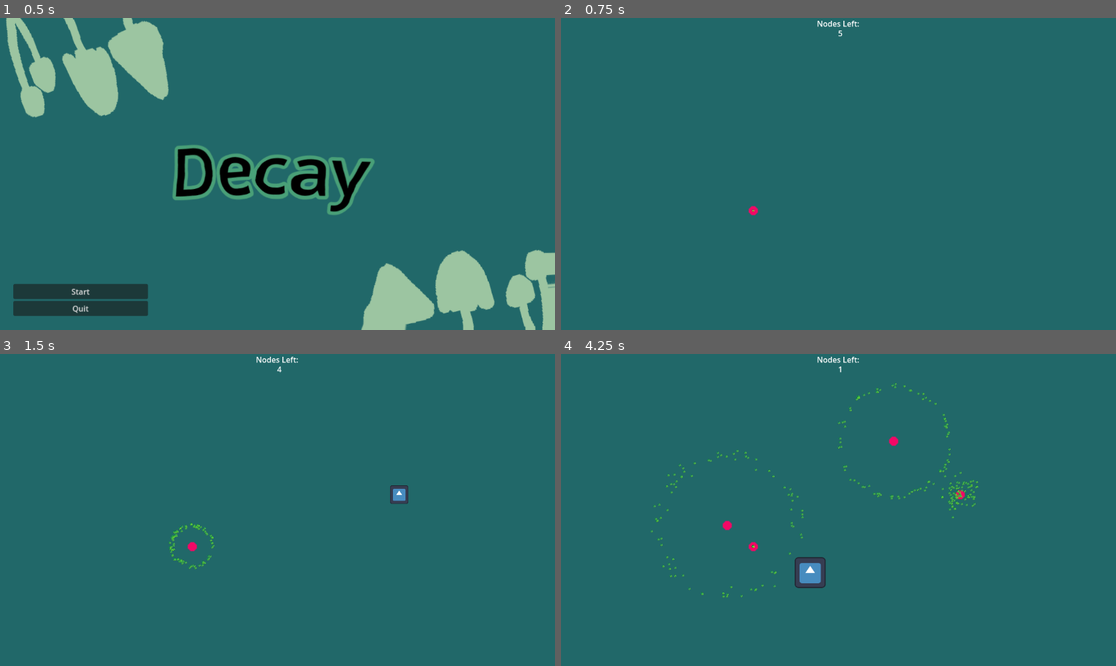
Above: before the commit, frames 1-4 (two rows, left to right).
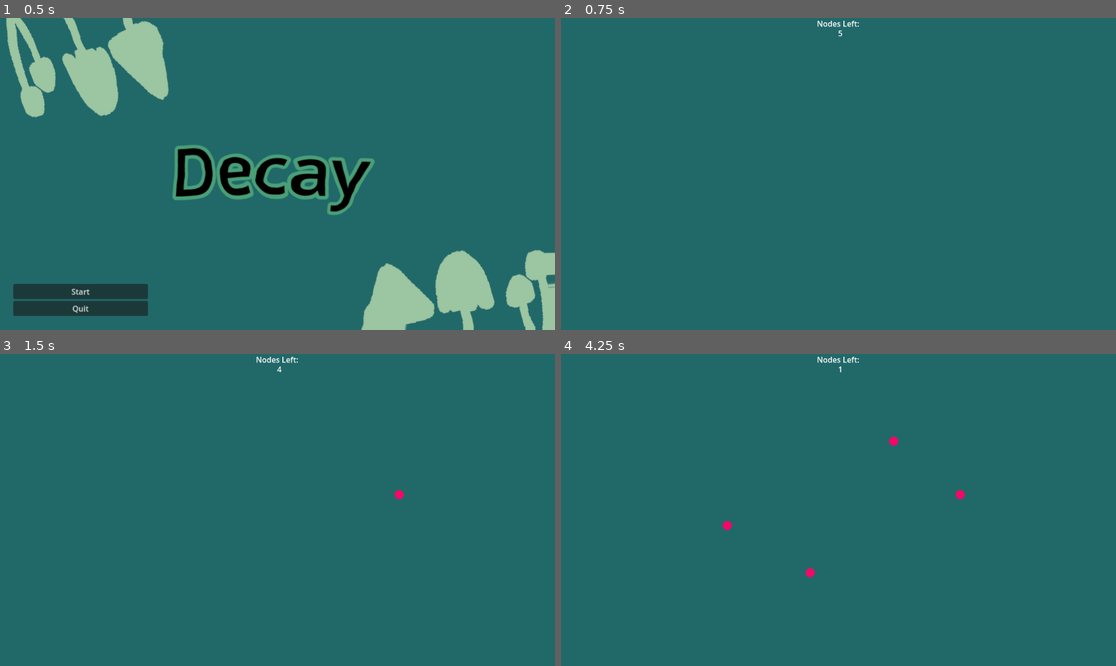
Above: after the commit, the same moments.

Repository: Alpha-Hotel/GameJamJan24
Game: Godot game, scene res://Scenes/menu.tscn
The game is run twice, just before and just after one commit, with the same random seed, the same clock (stepped at 60 frames per second) and the same inputs. The engine's default icon, where the game draws it, is replaced by a stand-in: a white triangle on a blue panel in a dark square.
Inputs (mouse positions are in pixels of both pictures, inside the frame that each line leads up to):
- Up to frame 1 (0.5 s): no input
- Up to frame 2 (0.75 s): click "Start" at 0.5 s
- Up to frame 3 (1.5 s): move the mouse to (399, 494) at 1.27 s; click (399, 494) at 1.35 s
- Up to frame 4 (4.25 s): move the mouse to (727, 525) at 2.02 s; click (727, 525) at 2.1 s; move the mouse to (894, 441) at 2.77 s; click (894, 441) at 2.85 s; move the mouse to (810, 572) at 3.52 s; click (810, 572) at 3.6 s

Frame 1 is identical in both runs. In frame 2, less than 0.1% of the frame differs, in the area x 33-36%, y 60-64%; in frame 3, 0.4%; in frame 4, 1.2%, in the area x 16-76%, y 9-79%.

Commit message:
particles changed to oneshot, added trails, adjusted timing

Diff:
--- a/Scenes/mycelia_node.tscn
+++ b/Scenes/mycelia_node.tscn
@@ -9,6 +9,7 @@
 # Called when the node enters the scene tree for the first time.
 func _ready():
 	$\"/root/SceneGlobal\".child_node_pass(self)
+	$Spores.emitting = true
 
 # Called every frame. 'delta' is the elapsed time since the previous frame.
 func _process(delta):
@@ -70,8 +71,12 @@
 sprite_frames = SubResource("SpriteFrames_m0ial")
 
 [node name="Spores" type="GPUParticles2D" parent="."]
+emitting = false
 amount = 85
 process_material = SubResource("ParticleProcessMaterial_4ud70")
 texture = ExtResource("2_q2fg8")
-lifetime = 4.0
-explosiveness = 1.0
+lifetime = 2.5
+one_shot = true
+explosiveness = 0.84
+interpolate = false
+trail_enabled = true
--- a/Scenes/node.gd
+++ b/Scenes/node.gd
@@ -6,13 +6,12 @@
 func _ready():
 	$HUD/Counter_number.text = "5"
 	var node = mycelia_node.instantiate()
-	add_child(node)
-	node.position = Vector2(400,400)
-	node.add_to_group("resource_nodes")
+
 
 # Called every frame. 'delta' is the elapsed time since the previous frame.
 func _process(delta):
-	update_node_signal(delta)
+	#update_node_signal(delta)
+	pass
 
 
 var closest_node_1
@@ -51,7 +50,7 @@
 	add_child(node)
 	node.position = pos
 	node.add_to_group("mycelia_nodes")
-	ready_node_signal(pos)
+	#ready_node_signal(pos)
 
 
 func update_node_signal(delta):
